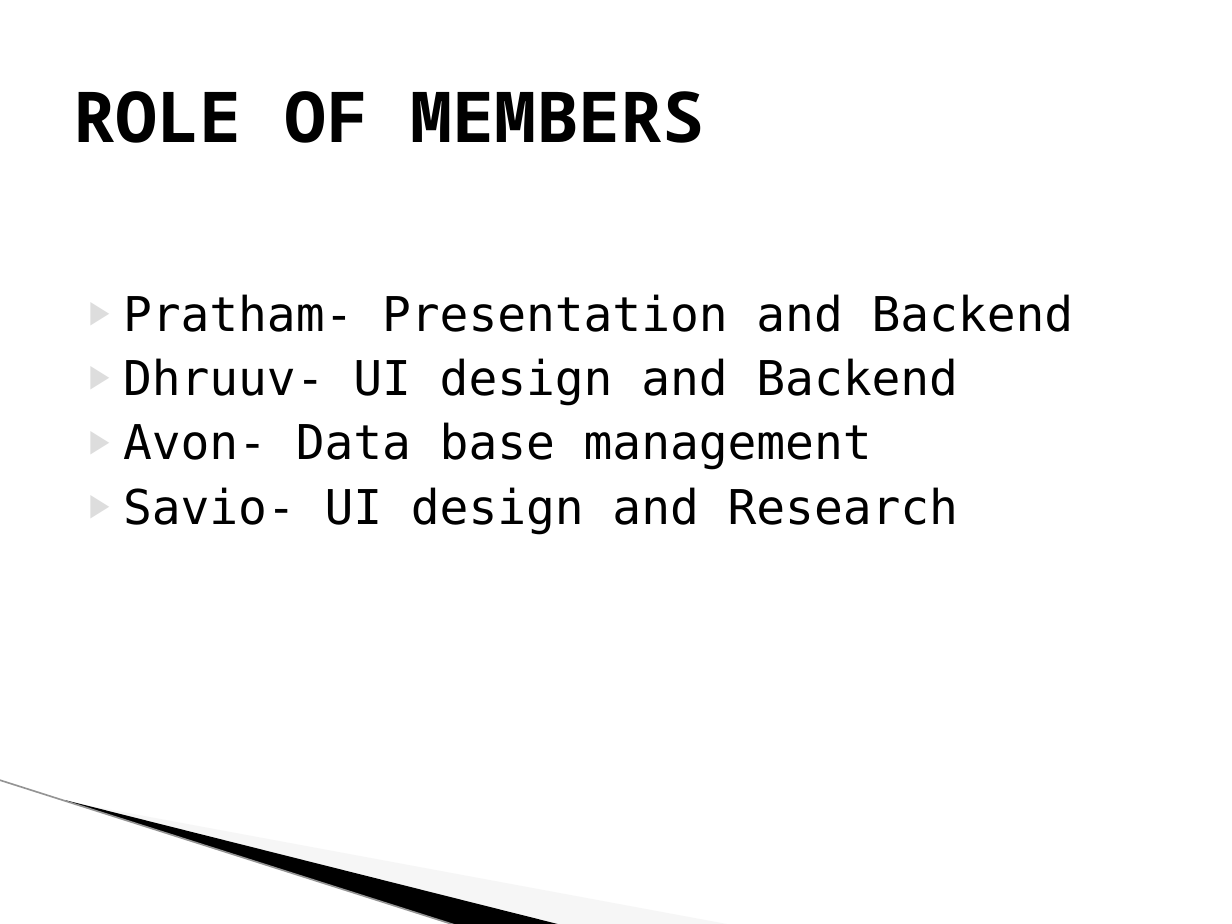
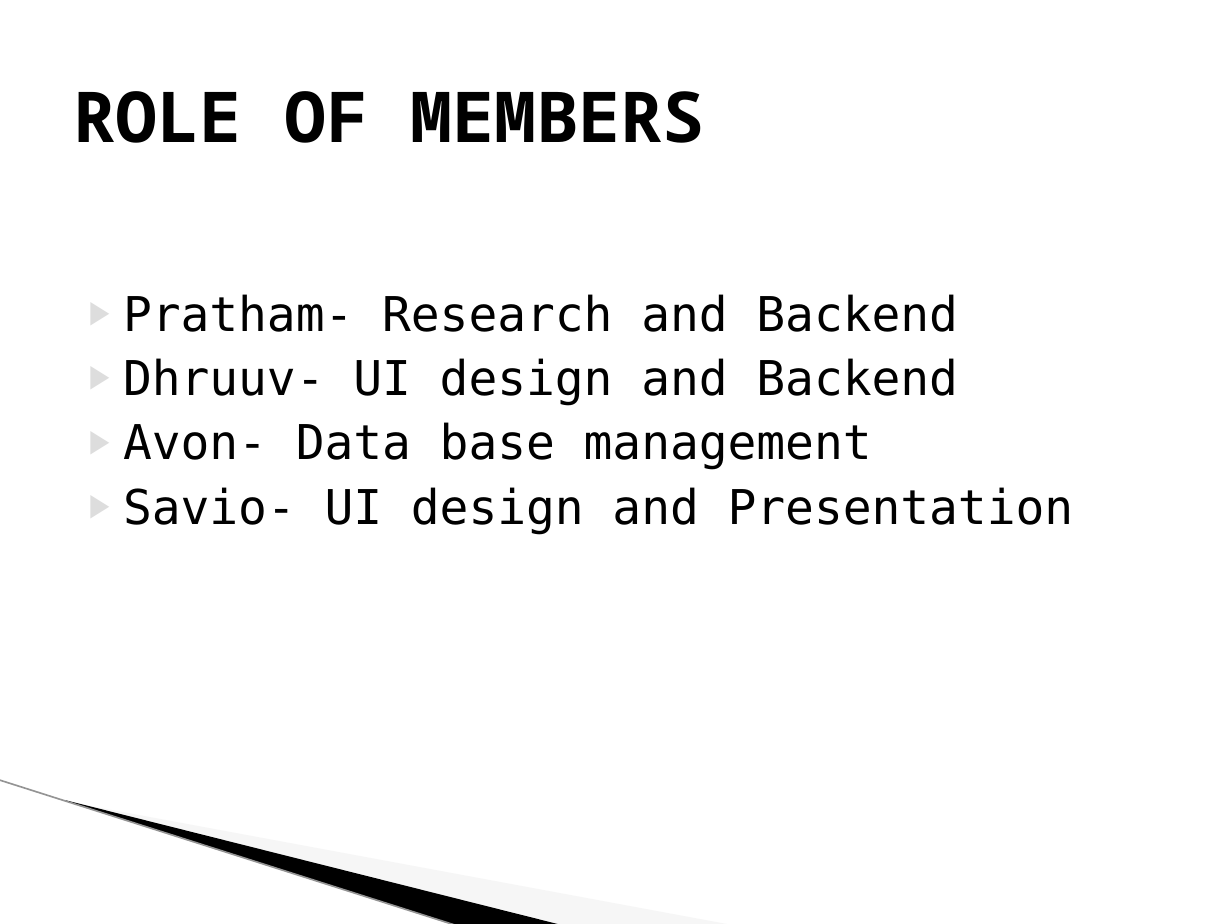
Before and after one commit to 321dhruuv0037/Java_mini_project, a slide deck: slide 9 of CRESTfinal.pptx. Drawn at 1232x924 pixels with LibreOffice and Linux fonts; fonts in the diff are those of the drawing; background and template pictures are left out. Boxes give left, top, right and bottom in pixels: in the first picture for what was removed or moved away, otherwise in the second. Text is boxed around its words. In the diff, an @@ line names an element or a change of style, - is before the commit and + after.

```diff
--- a/CRESTfinal.pptx
+++ b/CRESTfinal.pptx
@@ text at (x1=123, y1=294, x2=958, y2=332): text changed @@
-▶ Pratham- Presentation and Backend
+▶ Pratham- Research and Backend
@@ text at (x1=123, y1=487, x2=1074, y2=535): text changed @@
-▶ Savio- UI design and Research
+▶ Savio- UI design and Presentation
```
Also in this commit, not shown: 6 other slides changed, 2 slides added, 4 other files.
